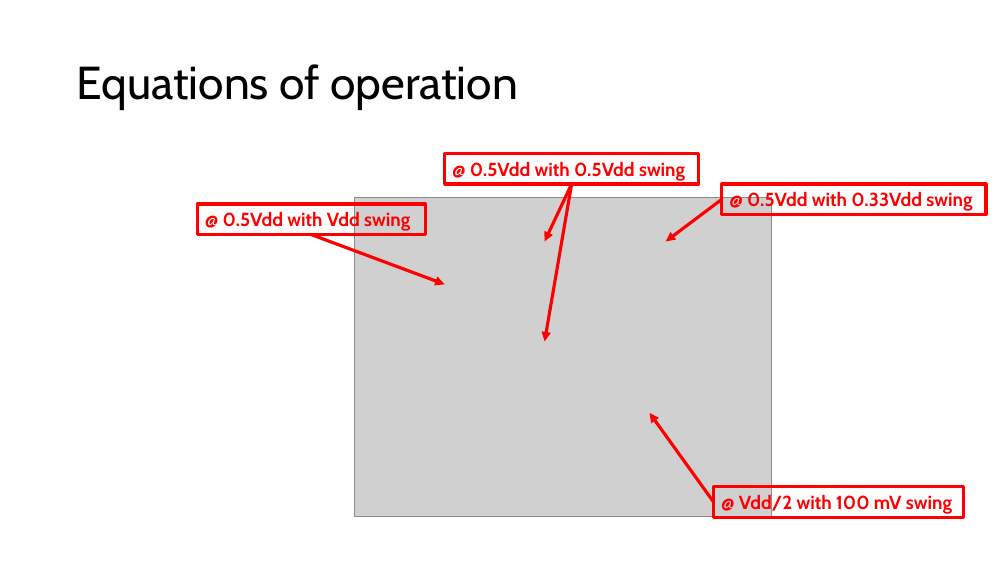
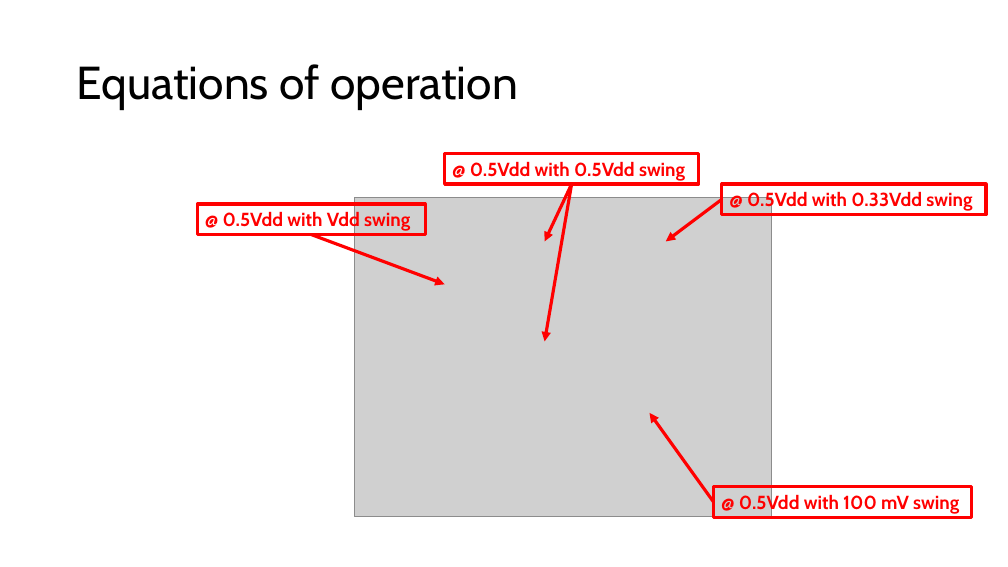
Before and after one commit to satvick16/thesis, a slide deck: slide 5 of nov26.pptx. Drawn at 1008x567 pixels with LibreOffice and Linux fonts; fonts in the diff are those of the drawing; grey boxes stand for pictures. Boxes give left, top, right and bottom in pixels: in the first picture for what was removed or moved away, otherwise in the second. Text is boxed around its words. In the diff, an @@ line names an element or a change of style, - is before the commit and + after.

```diff
--- a/nov26.pptx
+++ b/nov26.pptx
@@ rectangle "@ 0.5Vdd with 100 mV ..." resized from (x1=714, y1=487, x2=963, y2=517) to (x1=714, y1=487, x2=972, y2=517) @@
@@ text in rectangle at (x1=739, y1=493, x2=959, y2=514): text changed @@
-@ Vdd/2 with 100 mV swing
+@ 0.5Vdd with 100 mV swing
```
Also in this commit, not shown: 2 other slides changed, 18 other files.
